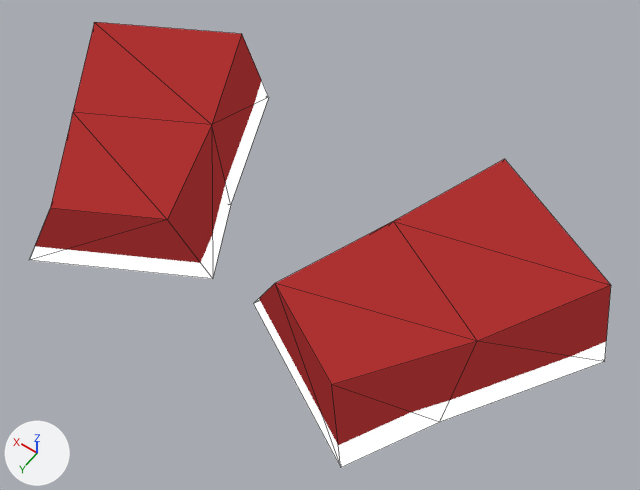
What one commit did to the glTF model assets/models/frorbit_model/frorbit_shoe.glb.
Camera for both pictures: a camera (50 mm lens) standing at (-3.84, 4.62, 7.59) and looking at (-0.56, 0.03, 0.38). The lights are fixed; the arrows at lower left show +X, +Y and +Z. Mesh edges are drawn as thin lines. Vertices at the same position are counted once.
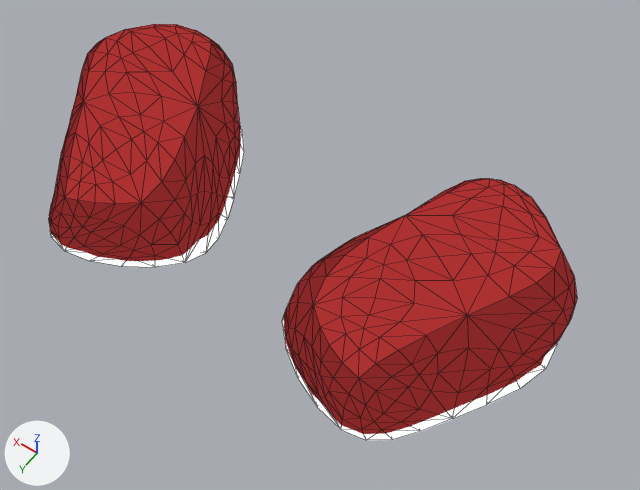
Boxes [x1, y1, x2, y2] around the edits, measured in the pictures (640 x 490 px):
```json
{"object": "Cube", "change": "reshaped", "before": [29, 22, 611, 468], "after": [49, 24, 577, 440], "on screen": "9% narrower, 7% shorter"}
{"part": 1, "of": "me_cube_001", "change": "rebuilt", "before": [29, 22, 269, 279], "after": [49, 24, 244, 267], "on screen": "19% narrower"}
{"part": 2, "of": "me_cube_001", "change": "rebuilt", "before": [254, 159, 611, 468], "after": [282, 178, 577, 440], "on screen": "17% narrower, 15% shorter"}
```

Edits to the scene script, one JSON object a line:
```json
{"block": "me_cube_001", "where": "# used by ob_cube; location = (0.0, 0.0, 0.0)"}
{"op": "remove", "block": "me_cube_001", "code": "me_cube_001.from_pydata(...)  # 24 vertices, 40 faces; spans x -3.51..3.51, y -1.75..1.76, z 0.0..0.98"}
{"op": "add", "block": "me_cube_001", "code": "me_cube_001.from_pydata(...)  # 484 vertices, 960 faces; spans x -3.09..3.09, y -1.34..1.45, z 0.0..1.29"}
{"block": "me_cube_001", "change": "me_cube_001 part 1: the loose piece of 12 vertices spanning x 0.27..3.51, y -1.75..1.76, z 0.0..0.98 is rebuilt with 242 vertices and now spans x 0.55..3.09, y -1.34..1.45, z 0.0..1.29"}
{"block": "me_cube_001", "change": "me_cube_001 part 2: the loose piece of 12 vertices spanning x -3.51..-0.27, y -1.75..1.76, z 0.0..0.98 is rebuilt with 242 vertices and now spans x -3.09..-0.55, y -1.34..1.45, z 0.0..1.29"}
```
